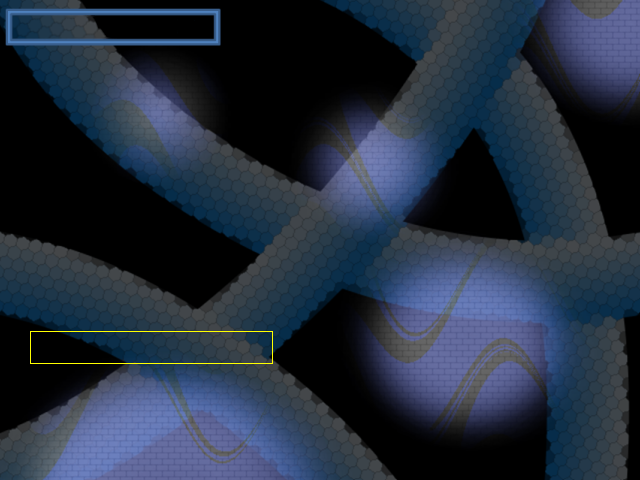
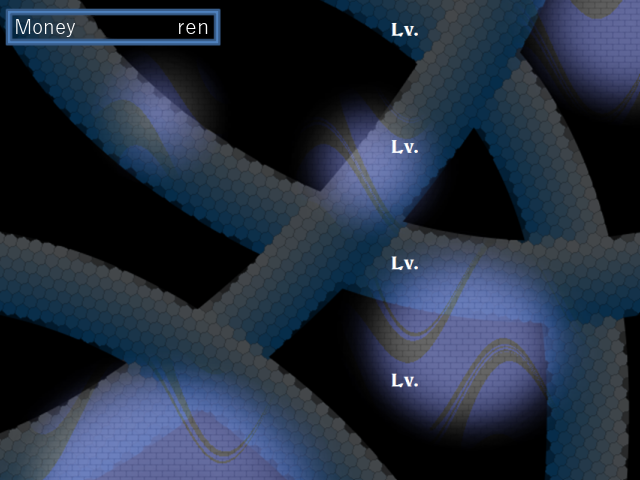
Before/after of a (640, 480) layered artwork. What changed in the layer stack:
added layer "Money" above "ren" over [left=16, top=19, right=75, bottom=37]
added layer "ren" above "Lv 1" over [left=179, top=23, right=208, bottom=34]
renamed "Lv" to "Lv 1", showed it, painted on it over [left=391, top=22, right=418, bottom=388]
added layer "Lv 2" above "Lv 3" over [left=391, top=140, right=418, bottom=154]
added layer "Lv 3" above "Lv 4" over [left=391, top=256, right=418, bottom=271]
added layer "Lv 4" above "Press【S】key to toggle item des..." over [left=391, top=373, right=418, bottom=388]
hid "Expl. Window" over [left=30, top=331, right=273, bottom=364]
